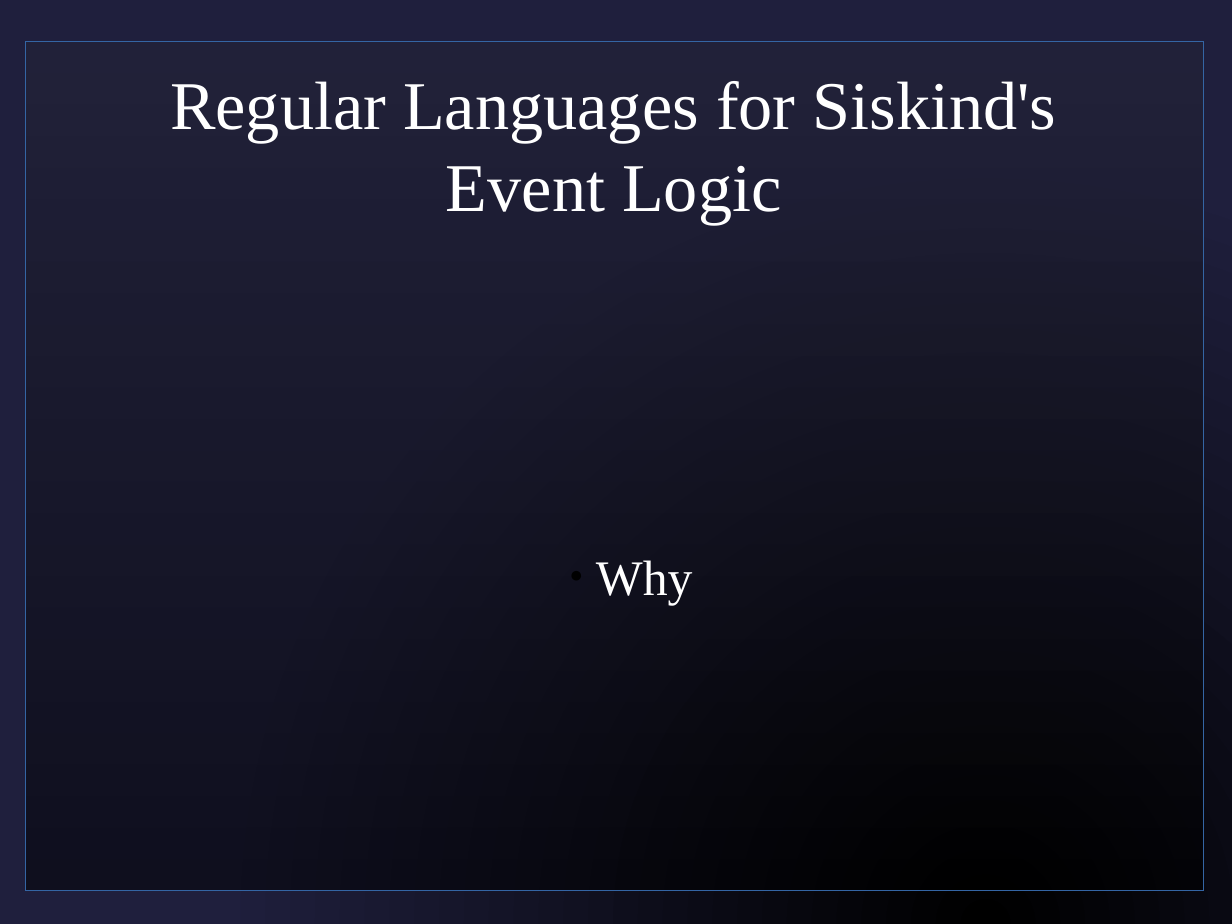
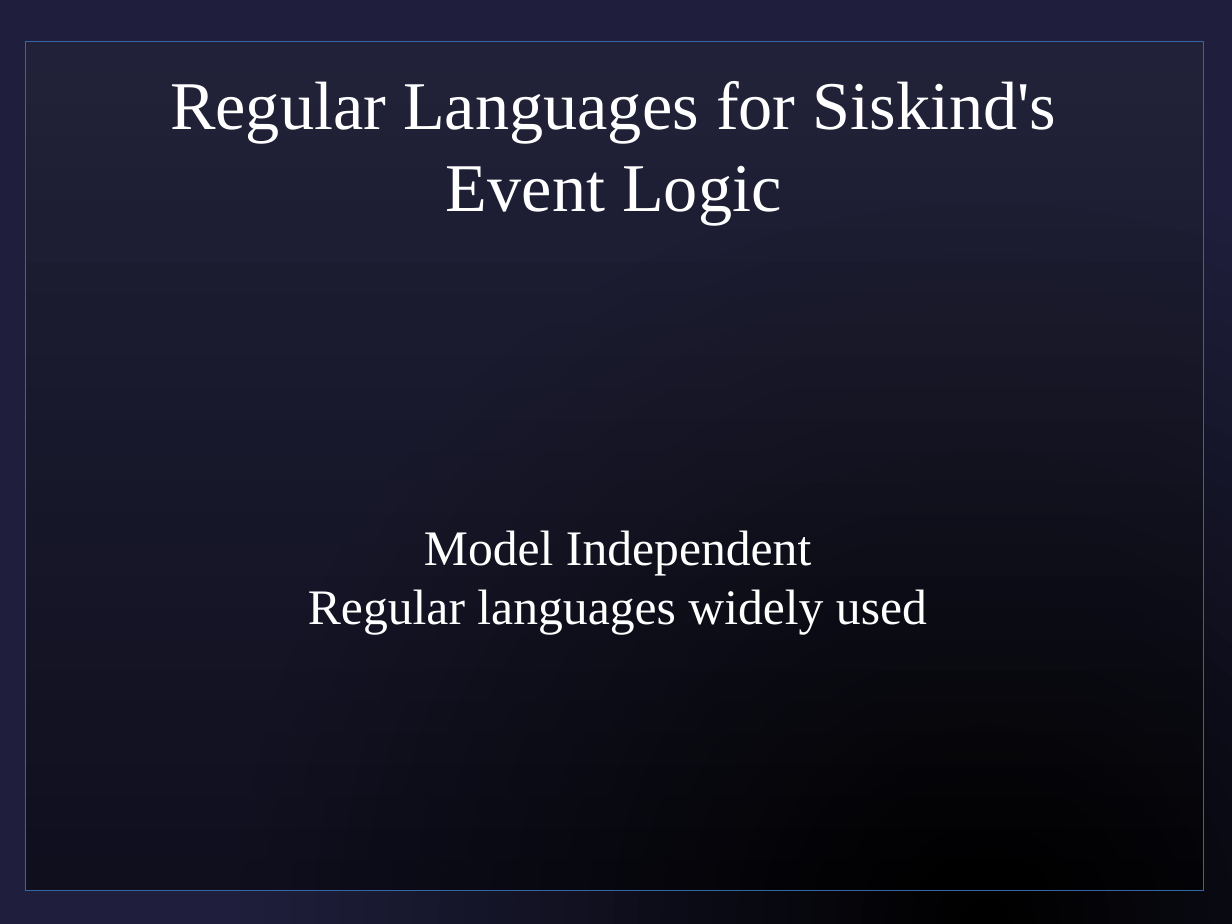
Before and after one commit to sjf/eventlogic, a slide deck: slide 3 of pres1.odp. Drawn at 1232x924 pixels with LibreOffice and Linux fonts; fonts in the diff are those of the drawing; background and template pictures are left out. Boxes give left, top, right and bottom in pixels: in the first picture for what was removed or moved away, otherwise in the second. Text is boxed around its words. In the diff, an @@ line names an element or a change of style, - is before the commit and + after.

```diff
--- a/pres1.odp
+++ b/pres1.odp
@@ subtitle at (x1=308, y1=530, x2=927, y2=635): text changed @@
-  ● Why
+Model Independent
+Regular languages widely used
```
Also in this commit, not shown: 11 other slides changed, 6 slides removed.
